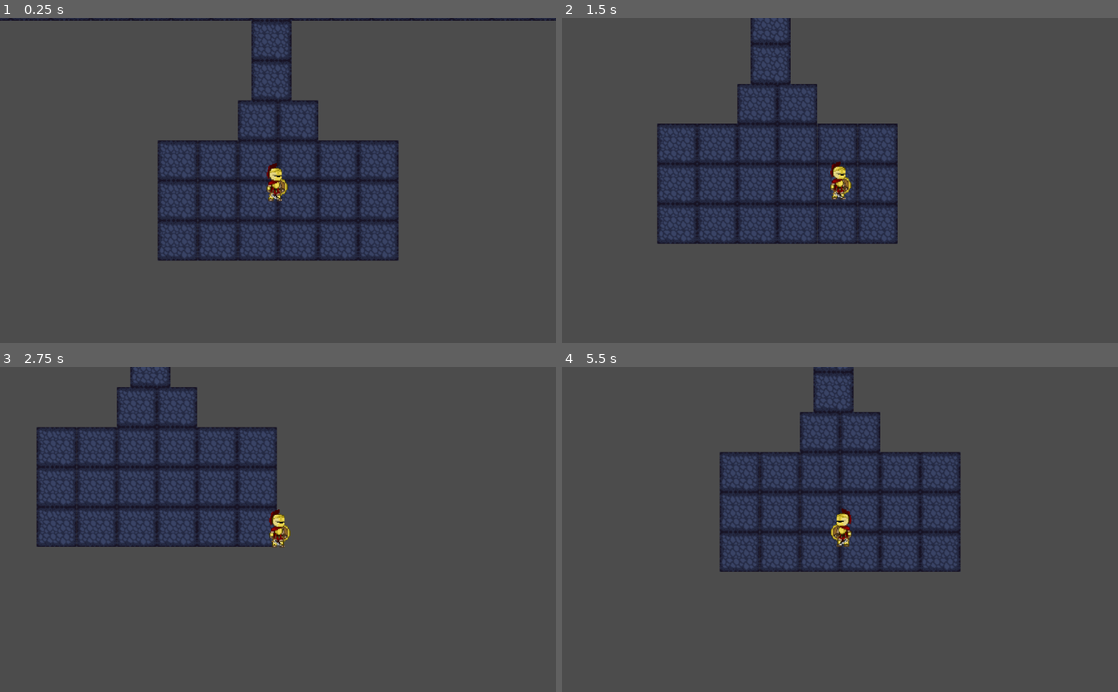
Above: before the commit, frames 1-4 (two rows, left to right).
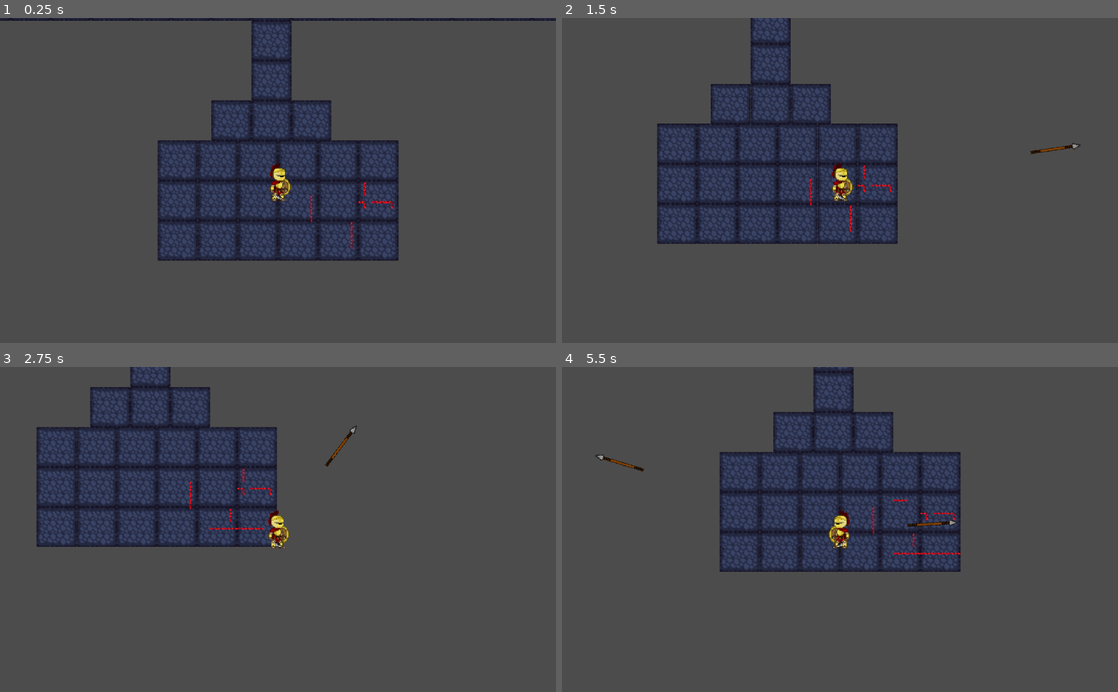
Above: after the commit, the same moments.

Repository: miguel010939/lab_godot_game
Game: Godot game, scene res://LabLvl1.tscn
Two runs of this game, one before a commit and one after it. Both use one fixed random seed, a clock stepped at 60 frames per second and the inputs below.
Inputs (mouse positions are in pixels of both pictures, inside the frame that each line leads up to):
- Up to frame 1 (0.25 s): no input
- Up to frame 2 (1.5 s): tap Enter at 0.5 s; move the mouse to (962, 164) at 0.52 s; hold Right (ui_right) 0.53-1.28 s; hold Ctrl (ui_remove_thread, bound only after the commit) 0.53-1.28 s; click (962, 164) at 0.6 s; move the mouse to (728, 196) at 1.27 s; hold Down (ui_down) from 1.28 s (still down); tap Ctrl (ui_remove_thread, bound only after the commit) at 1.35 s
- Up to frame 3 (2.75 s): tap Shift (ui_set_thread, bound only after the commit) at 1.55 s; move the mouse to (333, 458) at 2.02 s; release Down (ui_down) at 2.03 s; hold Right (ui_right) from 2.03 s (still down); hold Shift (ui_set_thread, bound only after the commit) from 2.03 s (still down); click (333, 458) at 2.3 s
- Up to frame 4 (5.5 s): move the mouse to (812, 594) at 2.77 s; release Right (ui_right) at 2.78 s; release Shift (ui_set_thread, bound only after the commit) at 2.78 s; hold Up (ui_up) 2.78-3.53 s; click (812, 594) at 2.85 s; tap Ctrl (ui_remove_thread, bound only after the commit) at 3.05 s; move the mouse to (1006, 578) at 3.52 s; hold Ctrl (ui_remove_thread, bound only after the commit) 3.53-4.28 s; hold Left (ui_left) 3.53-5.03 s; tap Shift (ui_set_thread, bound only after the commit) at 3.8, 4.35 s; move the mouse to (673, 480) at 4.27 s; click (673, 480) at 4.55 s; move the mouse to (867, 529) at 5.02 s; hold Down (ui_down) from 5.03 s (still down); hold Ctrl (ui_remove_thread, bound only after the commit) from 5.03 s (still down); click (867, 529) at 5.1 s

The runs differ from the first frame. In frame 1, 1.5% of the frame differs, in the area x 38-71%, y 25-72%; in frame 2, 1.5%; in frame 3, 1.5%; in frame 4, 1.7%, in the area x 6-72%, y 13-58%.

Commit message:
armas: espada y lanza. hilo

Diff:
--- a/laberinto_minotauro/LabLvl1.tscn
+++ b/laberinto_minotauro/LabLvl1.tscn
@@ -1,8 +1,10 @@
-[gd_scene load_steps=15 format=2]
+[gd_scene load_steps=25 format=2]
 
 [ext_resource path="res://Tile Set.png" type="Texture" id=1]
 [ext_resource path="res://Tile Set edited 1.png" type="Texture" id=2]
 [ext_resource path="res://Player/Player.tscn" type="PackedScene" id=3]
+[ext_resource path="res://assets/art/weapons and equipment/thread/thread sprite.png" type="Texture" id=4]
+[ext_resource path="res://assets/art/weapons and equipment/thread/thread tile set.png" type="Texture" id=5]
 
 [sub_resource type="ConvexPolygonShape2D" id=10]
 points = PoolVector2Array( 16, 16, 0, 16, 0, 0, 16, 0 )
@@ -18,6 +20,11 @@
 
 [sub_resource type="ConvexPolygonShape2D" id=14]
 points = PoolVector2Array( 48, 32, 0, 32, 0, 26.0979, 48, 26.0979 )
+
+[sub_resource type="NavigationPolygon" id=15]
+vertices = PoolVector2Array( 0, 0, 16, 0, 16, 16, 0, 16 )
+polygons = [ PoolIntArray( 0, 1, 2, 3 ) ]
+outlines = [ PoolVector2Array( 0, 0, 16, 0, 16, 16, 0, 16 ) ]
 
 [sub_resource type="ConvexPolygonShape2D" id=2]
 points = PoolVector2Array( 16, 16, 0, 16, 0, 0, 16, 0 )
@@ -330,6 +337,143 @@
 "shape_transform": Transform2D( 1, 0, 0, 1, 0, 0 )
 } ]
 14/z_index = 1
+15/name = "thread sprite.png 15"
+15/texture = ExtResource( 4 )
+15/tex_offset = Vector2( 0, 0 )
+15/modulate = Color( 1, 1, 1, 1 )
+15/region = Rect2( 0, 0, 16, 16 )
+15/tile_mode = 0
+15/occluder_offset = Vector2( 0, 0 )
+15/navigation_offset = Vector2( 0, 0 )
+15/navigation = SubResource( 15 )
+15/shape_offset = Vector2( 0, 0 )
+15/shape_transform = Transform2D( 1, 0, 0, 1, 0, 0 )
+15/shape_one_way = false
+15/shape_one_way_margin = 0.0
+15/shapes = [  ]
+15/z_index = 0
+
+[sub_resource type="NavigationPolygon" id=16]
+vertices = PoolVector2Array( 0, 0, 16, 0, 16, 16, 0, 16 )
+polygons = [ PoolIntArray( 0, 1, 2, 3 ) ]
+outlines = [ PoolVector2Array( 0, 0, 16, 0, 16, 16, 0, 16 ) ]
+
+[sub_resource type="NavigationPolygon" id=17]
+vertices = PoolVector2Array( 0, 0, 16, 0, 16, 16, 0, 16 )
+polygons = [ PoolIntArray( 0, 1, 2, 3 ) ]
+outlines = [ PoolVector2Array( 0, 0, 16, 0, 16, 16, 0, 16 ) ]
+
+[sub_resource type="NavigationPolygon" id=18]
+vertices = PoolVector2Array( 0, 0, 16, 0, 16, 16, 0, 16 )
+polygons = [ PoolIntArray( 0, 1, 2, 3 ) ]
+outlines = [ PoolVector2Array( 0, 0, 16, 0, 16, 16, 0, 16 ) ]
+
+[sub_resource type="NavigationPolygon" id=19]
+vertices = PoolVector2Array( 0, 0, 16, 0, 16, 16, 0, 16 )
+polygons = [ PoolIntArray( 0, 1, 2, 3 ) ]
+outlines = [ PoolVector2Array( 0, 0, 16, 0, 16, 16, 0, 16 ) ]
+
+[sub_resource type="NavigationPolygon" id=20]
+vertices = PoolVector2Array( 0, 0, 16, 0, 16, 16, 0, 16 )
+polygons = [ PoolIntArray( 0, 1, 2, 3 ) ]
+outlines = [ PoolVector2Array( 0, 0, 16, 0, 16, 16, 0, 16 ) ]
+
+[sub_resource type="NavigationPolygon" id=21]
+vertices = PoolVector2Array( 0, 0, 16, 0, 16, 16, 0, 16 )
+polygons = [ PoolIntArray( 0, 1, 2, 3 ) ]
+outlines = [ PoolVector2Array( 0, 0, 16, 0, 16, 16, 0, 16 ) ]
+
+[sub_resource type="TileSet" id=22]
+0/name = "thread tile set.png 0"
+0/texture = ExtResource( 5 )
+0/tex_offset = Vector2( 0, 0 )
+0/modulate = Color( 1, 1, 1, 1 )
+0/region = Rect2( 0, 0, 16, 16 )
+0/tile_mode = 0
+0/occluder_offset = Vector2( 0, 0 )
+0/navigation_offset = Vector2( 0, 0 )
+0/navigation = SubResource( 16 )
+0/shape_offset = Vector2( 0, 0 )
+0/shape_transform = Transform2D( 1, 0, 0, 1, 0, 0 )
+0/shape_one_way = false
+0/shape_one_way_margin = 0.0
+0/shapes = [  ]
+0/z_index = 0
+1/name = "thread tile set.png 1"
+1/texture = ExtResource( 5 )
+1/tex_offset = Vector2( 0, 0 )
+1/modulate = Color( 1, 1, 1, 1 )
+1/region = Rect2( 16, 0, 16, 16 )
+1/tile_mode = 0
+1/occluder_offset = Vector2( 0, 0 )
+1/navigation_offset = Vector2( 0, 0 )
+1/navigation = SubResource( 17 )
+1/shape_offset = Vector2( 0, 0 )
+1/shape_transform = Transform2D( 1, 0, 0, 1, 0, 0 )
+1/shape_one_way = false
+1/shape_one_way_margin = 0.0
+1/shapes = [  ]
+1/z_index = 0
+2/name = "thread tile set.png 2"
+2/texture = ExtResource( 5 )
+2/tex_offset = Vector2( 0, 0 )
+2/modulate = Color( 1, 1, 1, 1 )
+2/region = Rect2( 32, 0, 16, 16 )
+2/tile_mode = 0
+2/occluder_offset = Vector2( 0, 0 )
+2/navigation_offset = Vector2( 0, 0 )
+2/navigation = SubResource( 18 )
+2/shape_offset = Vector2( 0, 0 )
+2/shape_transform = Transform2D( 1, 0, 0, 1, 0, 0 )
+2/shape_one_way = false
+2/shape_one_way_margin = 0.0
+2/shapes = [  ]
+2/z_index = 0
+3/name = "thread tile set.png 3"
+3/texture = ExtResource( 5 )
+3/tex_offset = Vector2( 0, 0 )
+3/modulate = Color( 1, 1, 1, 1 )
+3/region = Rect2( 48, 0, 16, 16 )
+3/tile_mode = 0
+3/occluder_offset = Vector2( 0, 0 )
+3/navigation_offset = Vector2( 0, 0 )
+3/navigation = SubResource( 19 )
+3/shape_offset = Vector2( 0, 0 )
+3/shape_transform = Transform2D( 1, 0, 0, 1, 0, 0 )
+3/shape_one_way = false
+3/shape_one_way_margin = 0.0
+3/shapes = [  ]
+3/z_index = 0
+4/name = "thread tile set.png 4"
+4/texture = ExtResource( 5 )
+4/tex_offset = Vector2( 0, 0 )
+4/modulate = Color( 1, 1, 1, 1 )
+4/region = Rect2( 64, 0, 16, 16 )
+4/tile_mode = 0
+4/occluder_offset = Vector2( 0, 0 )
+4/navigation_offset = Vector2( 0, 0 )
+4/navigation = SubResource( 20 )
+4/shape_offset = Vector2( 0, 0 )
+4/shape_transform = Transform2D( 1, 0, 0, 1, 0, 0 )
+4/shape_one_way = false
+4/shape_one_way_margin = 0.0
+4/shapes = [  ]
+4/z_index = 0
+5/name = "thread tile set.png 5"
+5/texture = ExtResource( 5 )
+5/tex_offset = Vector2( 0, 0 )
+5/modulate = Color( 1, 1, 1, 1 )
+5/region = Rect2( 80, 0, 16, 16 )
+5/tile_mode = 0
+5/occluder_offset = Vector2( 0, 0 )
+5/navigation_offset = Vector2( 0, 0 )
+5/navigation = SubResource( 21 )
+5/shape_offset = Vector2( 0, 0 )
+5/shape_transform = Transform2D( 1, 0, 0, 1, 0, 0 )
+5/shape_one_way = false
+5/shape_one_way_margin = 0.0
+5/shapes = [  ]
+5/z_index = 0
 
 [node name="Node2D" type="Node2D"]
 
@@ -339,6 +483,12 @@
 cell_size = Vector2( 16, 16 )
 cell_custom_transform = Transform2D( 16, 0, 0, 16, 0, 0 )
 format = 1
-tile_data = PoolIntArray( -5636158, 5, 0, -5636155, 5, 0, -5 …(5174 unchanged characters)…  0, -524290, 5, 0, -589781, 5, 0, -327683, 5, 0, -393216, 5, 0, -393173, 5, 0, -393170, 5, 0, -1 …(238 unchanged characters)…
+tile_data = PoolIntArray( -5636158, 5, 0, -5636155, 5, 0, -5 …(5174 unchanged characters)…  0, -524290, 5, 0, -589781, 5, 0, -327685, 5, 0, -327682, 5, 0, -393215, 5, 0, -393173, 5, 0, -393170, 5, 0, -1 …(238 unchanged characters)…
 
 [node name="Player" parent="TileMap" instance=ExtResource( 3 )]
+
+[node name="ThreadTileMap" type="TileMap" parent="."]
+tile_set = SubResource( 22 )
+cell_size = Vector2( 16, 16 )
+format = 1
+tile_data = PoolIntArray( 6, 0, 0, 65538, 0, 0, 65542, 1, 0, 65543, 5, 0, 65544, 1, 0, 131074, 0, 0, 196613, 0, 0, 262149, 0, 0 )
--- a/laberinto_minotauro/Player/Player.gd
+++ b/laberinto_minotauro/Player/Player.gd
@@ -5,10 +5,18 @@
 var std_acceleration = 1.0
 var velocity = Vector2()
 
+const thread_tile_reference = {"ns":0, "sw": 1, "se": 2, "ne": 3, "nw": 4, "ew":5} # referencia de tile IDs
+var last_tile = Vector2.ZERO
+var target_tile = Vector2.ZERO
+var next_tile = Vector2.ZERO
+
 var is_atacking = false
 
-var weapon = "sword"
+var weapon = "javelin"
+var sword = preload("res://Player/sword.tscn")
+var javelin = preload("res://Player/spear.tscn")
 
+onready var thread_tilemap = get_node("../..").get_child(1)
 onready var anim = get_node("AnimationPlayer")
 
 func _physics_process(delta):
@@ -28,6 +36,17 @@
 	elif velocity.x > 0:
 		get_node("AnimatedSprite").flip_h = false
 
+	if Input.is_action_pressed("ui_set_thread"):
+		lay_thread()
+	# resetea las variables de posicion de los tiles
+	if Input.is_action_just_released("ui_set_thread"):
+		last_tile = Vector2.ZERO
+		target_tile = Vector2.ZERO
+		next_tile = Vector2.ZERO
+	# recoge el hilo
+	if Input.is_action_pressed("ui_remove_thread"):
+		pick_up_thread()
+
 	if Input.is_action_just_pressed("ui_main_weapon"): # typing "1" selects primary weapon: sword
 		weapon = "sword"
 	if Input.is_action_just_pressed("ui_secondary_weapon"): # typing "2" selects secondary weapon: javelin
@@ -38,7 +57,6 @@
 			sword_swing()
 		elif weapon=="javelin":
 			javelin_throw()
-
 		is_atacking = true
 	if not is_atacking:
 		if velocity.x != 0 or velocity.y != 0:
@@ -54,12 +72,21 @@
 	var dir = get_global_mouse_position() - self.position
 	if dir.x < 0 and dir.y < 0:
 		anim.play("sword_swing_nw")
+		instantiate_sword("nw")
 	elif dir.x > 0 and dir.y < 0:
 		anim.play("sword_swing_ne")
+		instantiate_sword("ne")
 	elif dir.x < 0 and dir.y > 0:
 		anim.play("sword_swing_sw")
+		instantiate_sword("sw")
 	elif dir.x > 0 and dir.y > 0:
 		anim.play("sword_swing_se")
+		instantiate_sword("se")
+
+func instantiate_sword(quadrant="nw"):
+	var new_sword = sword.instance()
+	new_sword.adhoc_constructor(quadrant)
+	add_child(new_sword)
 
 func javelin_throw(): # javelin throwing animations
 	var dir = get_global_mouse_position() - self.position
@@ -72,6 +99,59 @@
 	elif dir.x > 0 and dir.y > 0:
 		anim.play("javelin_throw_se")
 
+	instantiate_javelin(dir)
+
+func instantiate_javelin(dir):
+	var new_javelin = javelin.instance()
+	new_javelin.throw_direction(dir)
+	add_child(new_javelin)
+
+func lay_thread():
+	# inicializa los tiles para dibujar el hilo
+	if last_tile == Vector2.ZERO and target_tile == Vector2.ZERO and next_tile == Vector2.ZERO:
+		next_tile = thread_tilemap.world_to_map(self.position)
+		if self.velocity.abs().aspect() >= 1:
+			if self.velocity.x>0:
+				target_tile = next_tile + Vector2.LEFT
+			else:
+				target_tile = next_tile + Vector2.RIGHT
+		else:
+			if self.velocity.y>0:
+				target_tile = next_tile + Vector2.DOWN
+			else:
+				target_tile = next_tile + Vector2.UP
+
+	if next_tile != thread_tilemap.world_to_map(self.position):
+		# actualiza las variables comodin
+		last_tile = target_tile
+		target_tile = next_tile
+		next_tile = thread_tilemap.world_to_map(self.position)
+		# desplazamientos respecto a la celda que hay que dibujar
+		var d1 = next_tile - target_tile
+		var d2 = last_tile - target_tile
+		var corner = "ns"
+		# el tipo de la esquina para el tile
+		if (d1 == Vector2.RIGHT or d2 == Vector2.RIGHT) and (d1 == Vector2.UP or d2 == Vector2.UP):
+			corner = "ne"
+		elif (d1 == Vector2.LEFT or d2 == Vector2.LEFT) and (d1 == Vector2.UP or d2 == Vector2.UP):
+			corner = "nw"
+		elif (d1 == Vector2.LEFT or d2 == Vector2.LEFT) and (d1 == Vector2.DOWN or d2 == Vector2.DOWN):
+			corner = "sw"
+		elif (d1 == Vector2.RIGHT or d2 == Vector2.RIGHT) and (d1 == Vector2.DOWN or d2 == Vector2.DOWN):
+			corner = "se"
+		elif (d1 == Vector2.DOWN and d2 == Vector2.UP) or (d1 == Vector2.UP and d2 == Vector2.DOWN):
+			corner = "ns"
+		elif (d1 == Vector2.RIGHT and d2 == Vector2.LEFT) or (d1 == Vector2.LEFT and d2 == Vector2.RIGHT):
+			corner = "ew"
+		# dibuja la celda
+		thread_tilemap.set_cell(target_tile.x, target_tile.y, thread_tile_reference[corner])
+
+func pick_up_thread():
+	var current_tile = thread_tilemap.world_to_map(self.position)
+	var current_cell = thread_tilemap.get_cell(current_tile.x, current_tile.y)
+	# borra en el caso de que haya algo
+	if current_cell != thread_tilemap.INVALID_CELL:
+		thread_tilemap.set_cell(current_tile.x, current_tile.y, -1)
 
 
 func _on_AnimationPlayer_animation_finished(anim_name):
--- a/laberinto_minotauro/Player/Player.tscn
+++ b/laberinto_minotauro/Player/Player.tscn
@@ -221,34 +221,6 @@
 "values": [ Vector2( -6, 6 ), Vector2( 2, -2 ), Vector2( 4.76837e-07, -4.76837e-07 ) ]
 }
 
-[sub_resource type="AnimationNodeAnimation" id=7]
-animation = "Idle"
-
-[sub_resource type="AnimationNodeAnimation" id=8]
-animation = "Moving"
-
-[sub_resource type="AnimationNodeAnimation" id=9]
-animation = "sword_swing_nw"
-
-[sub_resource type="AnimationNodeStateMachineTransition" id=10]
-
-[sub_resource type="AnimationNodeStateMachineTransition" id=11]
-
-[sub_resource type="AnimationNodeStateMachineTransition" id=12]
-
-[sub_resource type="AnimationNodeStateMachineTransition" id=13]
-
-[sub_resource type="AnimationNodeStateMachine" id=14]
-states/Idle/node = SubResource( 7 )
-states/Idle/position = Vector2( 380, 116 )
-states/Moving/node = SubResource( 8 )
-states/Moving/position = Vector2( 591, 116 )
-states/sword_swing_nw/node = SubResource( 9 )
-states/sword_swing_nw/position = Vector2( 380, 241 )
-transitions = [ "Idle", "Moving", SubResource( 10 ), "Moving", "Idle", SubResource( 11 ), "Idle", "sword_swing_nw", SubResource( 12 ), "sword_swing_nw", "Idle", SubResource( 13 ) ]
-
-[sub_resource type="AnimationNodeStateMachinePlayback" id=15]
-
 [node name="Player" type="KinematicBody2D"]
 script = ExtResource( 1 )
 
@@ -262,7 +234,8 @@
 shape = SubResource( 1 )
 
 [node name="AnimatedSprite" type="AnimatedSprite" parent="."]
-position = Vector2( -2, 2 )
+position = Vector2( 2, 2 )
+z_index = 1
 frames = SubResource( 2 )
 animation = "moving"
 
@@ -279,10 +252,4 @@
 anims/sword_swing_se = SubResource( 17 )
 anims/sword_swing_sw = SubResource( 18 )
 
-[node name="AnimationTree" type="AnimationTree" parent="."]
-tree_root = SubResource( 14 )
-anim_player = NodePath("../AnimationPlayer")
-active = true
-parameters/playback = SubResource( 15 )
-
 [connection signal="animation_finished" from="AnimationPlayer" to="." method="_on_AnimationPlayer_animation_finished"]
--- /dev/null
+++ b/laberinto_minotauro/Player/spear.gd
@@ -0,0 +1,21 @@
+extends KinematicBody2D
+
+const SPEED = 300.0
+var direction= Vector2.ZERO
+var velocity = Vector2.ZERO
+
+func throw_direction(dir: Vector2):
+	direction = dir.normalized()
+	# velocidad segun la direccion
+	velocity=direction*SPEED
+	var angle = atan(direction.y/direction.x)*(360/(2*PI))
+
+	if direction.x <= 0:
+		get_child(0).rotation_degrees += angle-90.0
+	else:
+		get_child(0).rotation_degrees += angle+90.0
+
+func _physics_process(delta):
+
+
+	move_and_slide(velocity)
--- /dev/null
+++ b/laberinto_minotauro/Player/spear.tscn
@@ -0,0 +1,20 @@
+[gd_scene load_steps=4 format=2]
+
+[ext_resource path="res://assets/art/weapons and equipment/spear sprite.png" type="Texture" id=1]
+[ext_resource path="res://Player/spear.gd" type="Script" id=2]
+
+[sub_resource type="CapsuleShape2D" id=1]
+radius = 2.0
+height = 0.0
+
+[node name="KinematicBody2D" type="KinematicBody2D"]
+collision_layer = 2
+collision_mask = 2
+script = ExtResource( 2 )
+
+[node name="Sprite" type="Sprite" parent="."]
+rotation = 0.785398
+texture = ExtResource( 1 )
+
+[node name="CollisionShape2D" type="CollisionShape2D" parent="."]
+shape = SubResource( 1 )
--- /dev/null
+++ b/laberinto_minotauro/Player/sword.gd
@@ -0,0 +1,25 @@
+extends Area2D
+class_name Sword
+
+# rota el sprite dependiendo del cuadrante
+# no muy elegante, pero de momento funciona
+func adhoc_constructor(quadrant="nw"):
+	match quadrant:
+		"nw":
+			get_child(1).rotation_degrees = 0
+		"ne":
+			get_child(1).rotation_degrees = 90
+		"sw":
+			get_child(1).rotation_degrees = 270
+		"se":
+			get_child(1).rotation_degrees = 180
+		_:
+			queue_free()
+
+
+func _on_AnimatedSprite_animation_finished():
+	queue_free()
+
+
+func _on_AnimationPlayer_animation_finished(anim_name):
+	queue_free()
--- /dev/null
+++ b/laberinto_minotauro/Player/sword.tscn
@@ -0,0 +1,72 @@
+[gd_scene load_steps=10 format=2]
+
+[ext_resource path="res://assets/art/weapons and equipment/sword/sword swing frame 1.png" type="Texture" id=1]
+[ext_resource path="res://Player/sword.gd" type="Script" id=2]
+[ext_resource path="res://assets/art/weapons and equipment/sword/sword swing frame 2.png" type="Texture" id=3]
+[ext_resource path="res://assets/art/weapons and equipment/sword/sword swing frame 3.png" type="Texture" id=4]
+[ext_resource path="res://assets/art/weapons and equipment/sword/sword swing frame 4.png" type="Texture" id=5]
+
+[sub_resource type="CircleShape2D" id=1]
+radius = 52.0
+
+[sub_resource type="SpriteFrames" id=2]
+animations = [ {
+"frames": [ ExtResource( 1 ), ExtResource( 3 ), ExtResource( 4 ), ExtResource( 5 ) ],
+"loop": false,
+"name": "swing",
+"speed": 3.0
+} ]
+
+[sub_resource type="Animation" id=3]
+length = 0.001
+tracks/0/type = "value"
+tracks/0/path = NodePath("AnimatedSprite:frame")
+tracks/0/interp = 1
+tracks/0/loop_wrap = true
+tracks/0/imported = false
+tracks/0/enabled = true
+tracks/0/keys = {
+"times": PoolRealArray( 0 ),
+"transitions": PoolRealArray( 1 ),
+"update": 0,
+"values": [ 3 ]
+}
+
+[sub_resource type="Animation" id=4]
+resource_name = "swing"
+length = 0.45
+tracks/0/type = "value"
+tracks/0/path = NodePath("AnimatedSprite:frame")
+tracks/0/interp = 1
+tracks/0/loop_wrap = true
+tracks/0/imported = false
+tracks/0/enabled = true
+tracks/0/keys = {
+"times": PoolRealArray( 0.06, 0.12, 0.18, 0.24 ),
+"transitions": PoolRealArray( 1, 1, 1, 1 ),
+"update": 1,
+"values": [ 0, 1, 2, 3 ]
+}
+
+[node name="Area2D" type="Area2D"]
+script = ExtResource( 2 )
+
+[node name="CollisionShape2D" type="CollisionShape2D" parent="."]
+shape = SubResource( 1 )
+
+[node name="AnimatedSprite" type="AnimatedSprite" parent="."]
+modulate = Color( 1, 1, 1, 0.768627 )
+frames = SubResource( 2 )
+animation = "swing"
+frame = 3
+offset = Vector2( -30, -30 )
+
+[node name="AudioStreamPlayer2D" type="AudioStreamPlayer2D" parent="."]
+
+[node name="AnimationPlayer" type="AnimationPlayer" parent="."]
+autoplay = "swing"
+anims/RESET = SubResource( 3 )
+anims/swing = SubResource( 4 )
+
+[connection signal="animation_finished" from="AnimatedSprite" to="." method="_on_AnimatedSprite_animation_finished"]
+[connection signal="animation_finished" from="AnimationPlayer" to="." method="_on_AnimationPlayer_animation_finished"]
--- a/laberinto_minotauro/project.godot
+++ b/laberinto_minotauro/project.godot
@@ -7,6 +7,16 @@
 ;   param=value ; assign values to parameters
 
 config_version=4
+
+_global_script_classes=[ {
+"base": "Area2D",
+"class": "Sword",
+"language": "GDScript",
+"path": "res://Player/sword.gd"
+} ]
+_global_script_class_icons={
+"Sword": ""
+}
 
 [application]
 
@@ -64,6 +74,16 @@
 "events": [ Object(InputEventKey,"resource_local_to_scene":false,"resource_name":"","device":0,"alt":false,"shift":false,"control":false,"meta":false,"command":false,"pressed":false,"scancode":50,"physical_scancode":0,"unicode":0,"echo":false,"script":null)
  ]
 }
+ui_set_thread={
+"deadzone": 0.5,
+"events": [ Object(InputEventKey,"resource_local_to_scene":false,"resource_name":"","device":0,"alt":false,"shift":false,"control":false,"meta":false,"command":false,"pressed":false,"scancode":16777237,"physical_scancode":0,"unicode":0,"echo":false,"script":null)
+ ]
+}
+ui_remove_thread={
+"deadzone": 0.5,
+"events": [ Object(InputEventKey,"resource_local_to_scene":false,"resource_name":"","device":0,"alt":false,"shift":false,"control":false,"meta":false,"command":false,"pressed":false,"scancode":16777238,"physical_scancode":0,"unicode":0,"echo":false,"script":null)
+ ]
+}
 
 [physics]
 
Not shown: 1 places in laberinto_minotauro/Player/Player.tscn that only renumber resources
Binary file added: laberinto_minotauro/assets/art/weapons and equipment/spear sprite.png
Not shown, added: laberinto_minotauro/assets/art/weapons and equipment/spear sprite.png.import
Binary file added: laberinto_minotauro/assets/art/weapons and equipment/sword/sword swing frame 1.png
Not shown, added: laberinto_minotauro/assets/art/weapons and equipment/sword/sword swing frame 1.png.import
Binary file added: laberinto_minotauro/assets/art/weapons and equipment/sword/sword swing frame 2.png
Not shown, added: laberinto_minotauro/assets/art/weapons and equipment/sword/sword swing frame 2.png.import
Binary file added: laberinto_minotauro/assets/art/weapons and equipment/sword/sword swing frame 3.png
Not shown, added: laberinto_minotauro/assets/art/weapons and equipment/sword/sword swing frame 3.png.import
Binary file added: laberinto_minotauro/assets/art/weapons and equipment/sword/sword swing frame 4.png
Not shown, added: laberinto_minotauro/assets/art/weapons and equipment/sword/sword swing frame 4.png.import
Not shown, added: laberinto_minotauro/assets/art/weapons and equipment/sword/sword swing.png.import
(and 6 more such lines)
